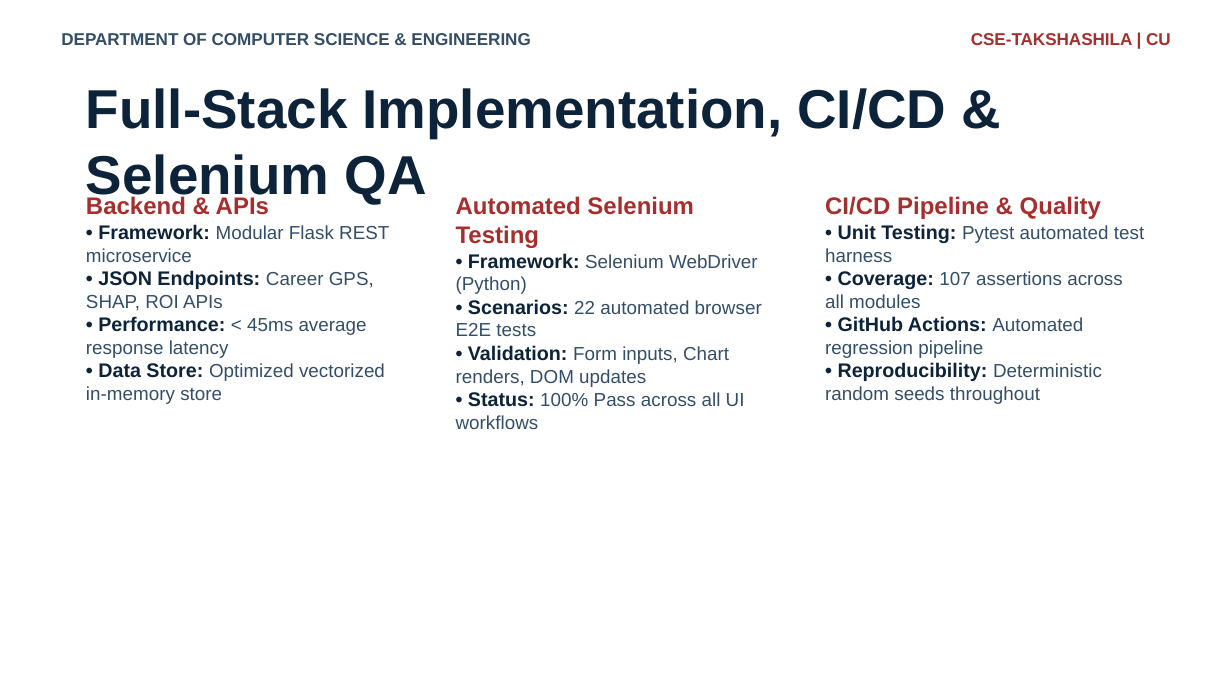
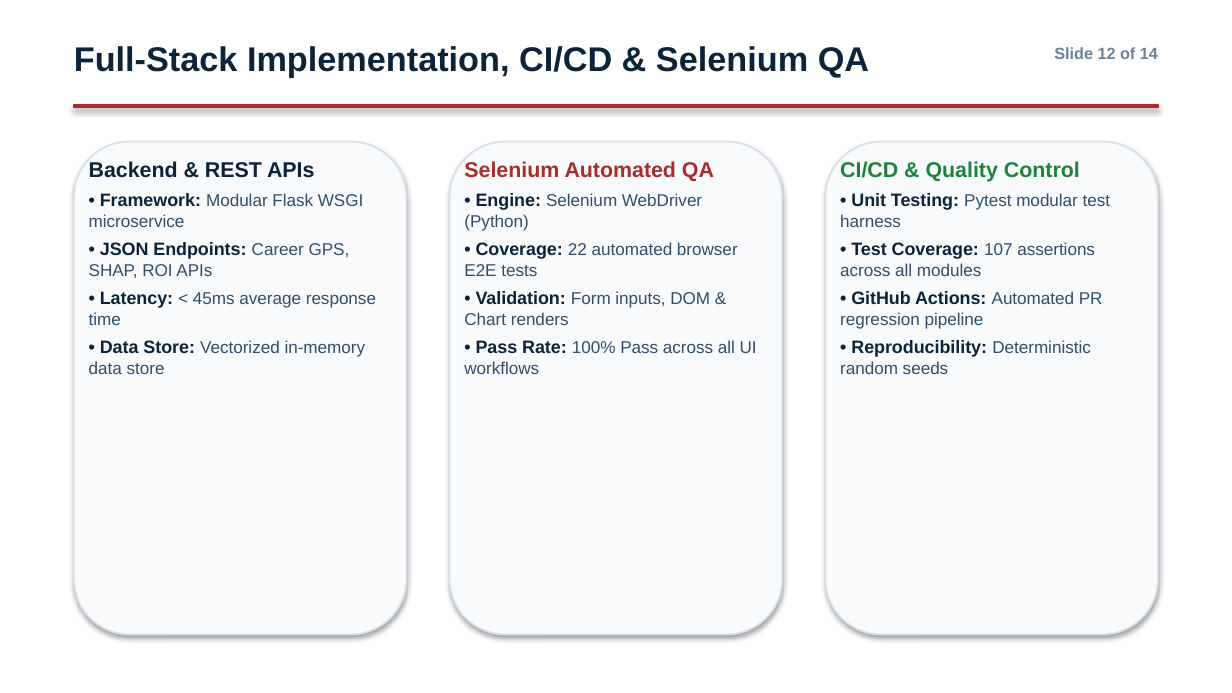
Before and after one commit to chitreyAbhinav/workforce-intelligence, a slide deck: slide 12 of reports/internship_submission/Industrial_Training_Presentation.pptx. Drawn at 1232x693 pixels with LibreOffice and Linux fonts; fonts in the diff are those of the drawing; background and template pictures are left out. Boxes give left, top, right and bottom in pixels: in the first picture for what was removed or moved away, otherwise in the second. Text is boxed around its words. In the diff, an @@ line names an element or a change of style, - is before the commit and + after.

```diff
--- a/reports/internship_submission/Industrial_Training_Presentation.pptx
+++ b/reports/internship_submission/Industrial_Training_Presentation.pptx
@@ text "Full-Stack Implementation, CI/CD & Selenium ...": place and size @@
-text "Full-Stack Implementation, CI/CD & Selenium ..." at box(86, 88, 946, 204)
+text "Full-Stack Implementation, CI/CD & Selenium ..." at box(74, 46, 869, 77)
@@ text "Full-Stack Implementation, CI/CD & Selenium ..." at box(74, 46, 869, 77): size 32 to 20 pt @@
@@ text removed at box(971, 33, 1171, 45) @@
-CSE-TAKSHASHILA | CU
@@ text at box(1054, 47, 1158, 59): text changed; size 10 to 9.5 pt; text colour #334E68 to #6E8296 @@
-DEPARTMENT OF COMPUTER SCIENCE & ENGINEERING
+Slide 12 of 14
@@ rectangle added at box(74, 105, 1158, 108), fill #A82D2D, outline #A82D2D 0.75 pt @@
@@ rounded rectangle added at box(74, 142, 407, 634), fill #F8FAFC, outline #D7E1EB 1 pt @@
@@ rounded rectangle added at box(450, 142, 782, 634), fill #F8FAFC, outline #D7E1EB 1 pt @@
@@ rounded rectangle added at box(825, 142, 1158, 634), fill #F8FAFC, outline #D7E1EB 1 pt @@
@@ text at box(89, 161, 363, 227): text changed; size 11 to 10 pt @@
-Backend & APIs
-• Framework: Modular Flask REST microservice
+Backend & REST APIs
+• Framework: Modular Flask WSGI microservice
@@ text "Backend & REST APIs": place and size @@
-text "Backend & REST APIs" at box(86, 196, 389, 404)
+text "Backend & REST APIs" at box(89, 161, 376, 374)
@@ text at box(464, 161, 757, 374): text changed; size 11 to 10 pt @@
-Automated Selenium Testing
-• Framework: Selenium WebDriver (Python)
-• Scenarios: 22 automated browser E2E tests
-• Validation: Form inputs, Chart renders, DOM updates
-• Status: 100% Pass across all UI workflows
+Selenium Automated QA
+• Engine: Selenium WebDriver (Python)
+• Coverage: 22 automated browser E2E tests
+• Validation: Form inputs, DOM & Chart renders
+• Pass Rate: 100% Pass across all UI workflows
@@ text at box(840, 161, 1110, 374): text changed; size 11 to 10 pt @@
-CI/CD Pipeline & Quality
-• Unit Testing: Pytest automated test harness
-• Coverage: 107 assertions across all modules
-• GitHub Actions: Automated regression pipeline
-• Reproducibility: Deterministic random seeds throughout
+CI/CD & Quality Control
+• Unit Testing: Pytest modular test harness
+• Test Coverage: 107 assertions across all modules
+• GitHub Actions: Automated PR regression pipeline
+• Reproducibility: Deterministic random seeds
@@ text at box(89, 242, 350, 278): size 11.5 to 10.5 pt in "• JSON Endpoints:"; size 11 to 10 pt in "Career GPS, SHAP, ROI APIs"; more space between paragraphs @@
@@ text at box(89, 291, 376, 374): text changed; size 11 to 10 pt @@
-• Performance: < 45ms average response latency
-• Data Store: Optimized vectorized in-memory store
+• Latency: < 45ms average response time
+• Data Store: Vectorized in-memory data store
```
Also in this commit, not shown: 12 other slides changed, 1 slide added, 1 slide removed, 38 other files.
